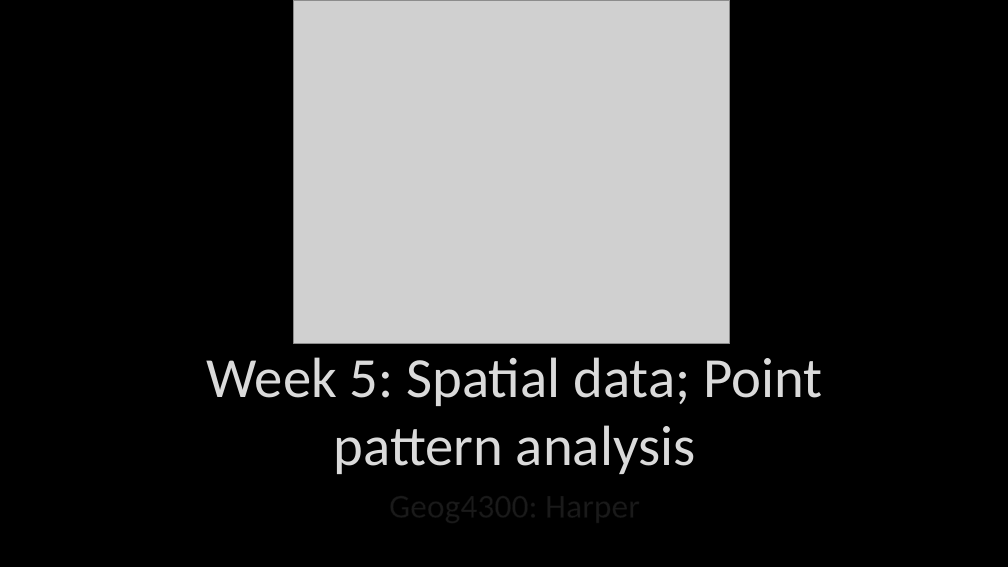
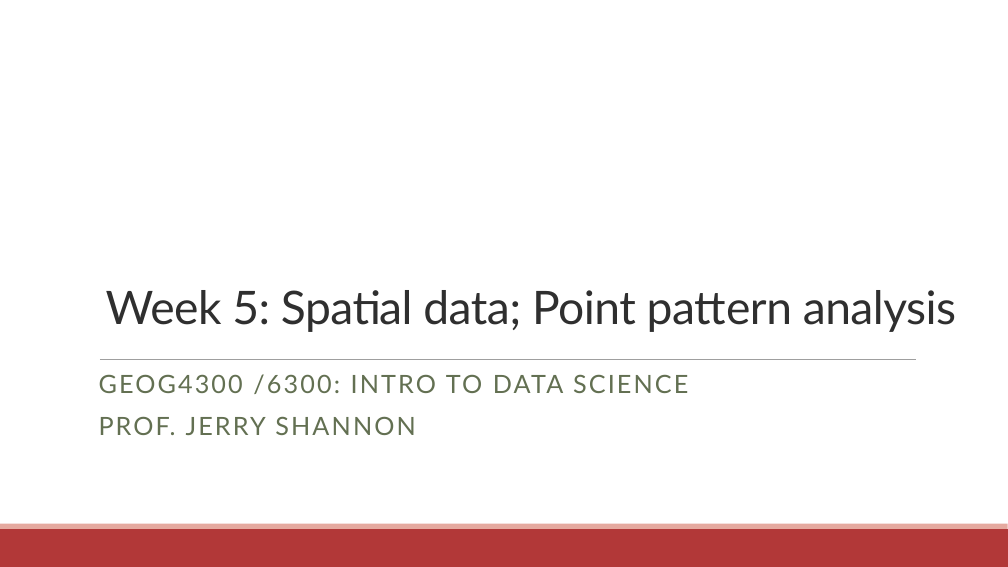
Before and after one commit to communitymaplab/geog4300_datascience, a slide deck: slide 1 of in_class_slides/geog4300_L10-Point pattern analysis and MAUP.pptx. Drawn at 1008x567 pixels with LibreOffice and Linux fonts; fonts in the diff are those of the drawing; grey boxes stand for pictures; background and template pictures are left out. Boxes give left, top, right and bottom in pixels: in the first picture for what was removed or moved away, otherwise in the second. Text is boxed around its words. In the diff, an @@ line names an element or a change of style, - is before the commit and + after.

Commit message:
week 6

```diff
--- a/in_class_slides/geog4300_L10-Point pattern analysis and MAUP.pptx
+++ b/in_class_slides/geog4300_L10-Point pattern analysis and MAUP.pptx
@@ background picture (left out) to #FFFFFF @@
@@ picture removed at bbox=[293, 0, 730, 343] @@
@@ title "Week 5: Spatial data; Point ...": place and size @@
-title "Week 5: Spatial data; Point ..." at bbox=[206, 357, 822, 474]
+title "Week 5: Spatial data; Point ..." at bbox=[106, 290, 956, 332]
@@ title "Week 5: Spatial data; Point ..." at bbox=[106, 290, 956, 332]: size 54 to 44 pt, font Calibri to Lato, text colour #DADADA to #2F2F2F, letter spacing 0 to -0.5 pt, letter outline #404040 0.75 pt to none; alignment centre to left; line spacing 1 to 0.85 @@
@@ line added from (100, 359) to (917, 359), #9F9F9F 0.5 pt @@
@@ subtitle added at bbox=[99, 374, 688, 435], 24 pt, text #637052 @@
+GEOG4300 /6300: INTRO TO DATA SCIENCE
+PROF. JERRY SHANNON
@@ subtitle removed at bbox=[125, 480, 905, 567] @@
-Geog4300: Harper
@@ rectangle added at bbox=[0, 529, 1008, 567], fill #B23838 @@
@@ rectangle added at bbox=[0, 524, 1008, 529], fill #E5A99F @@
```
Also in this commit, not shown: 8 other slides changed, 1 slide added, 4 slides removed, 2 other files.
